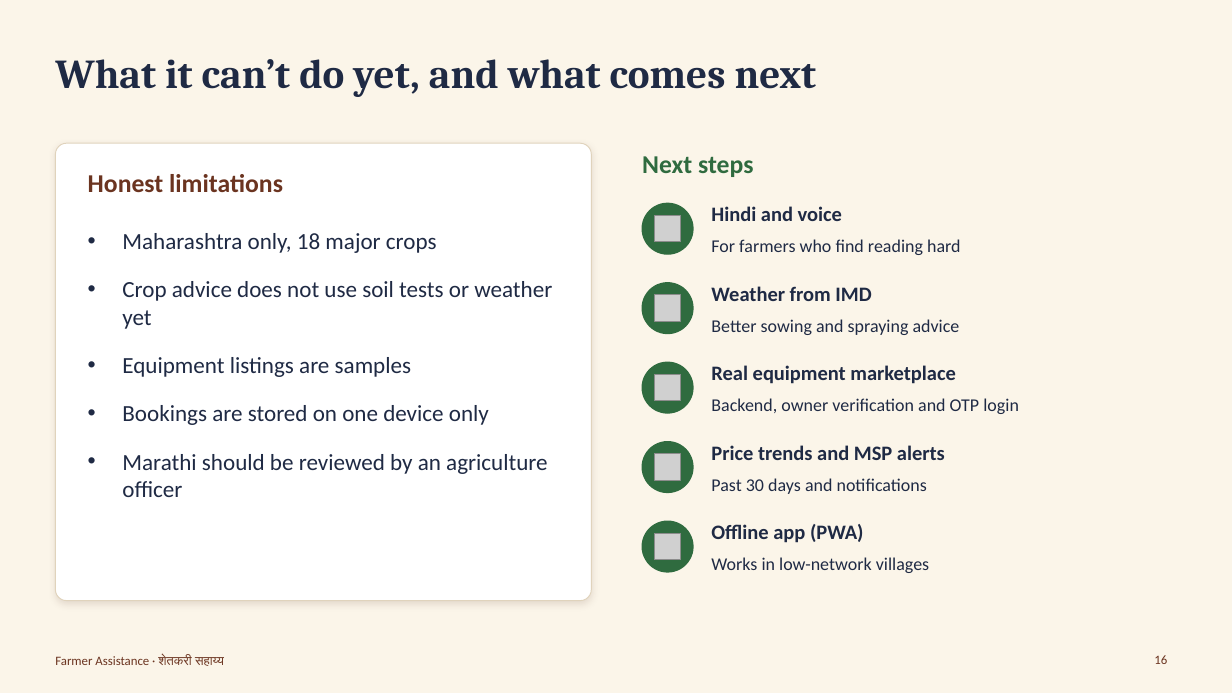
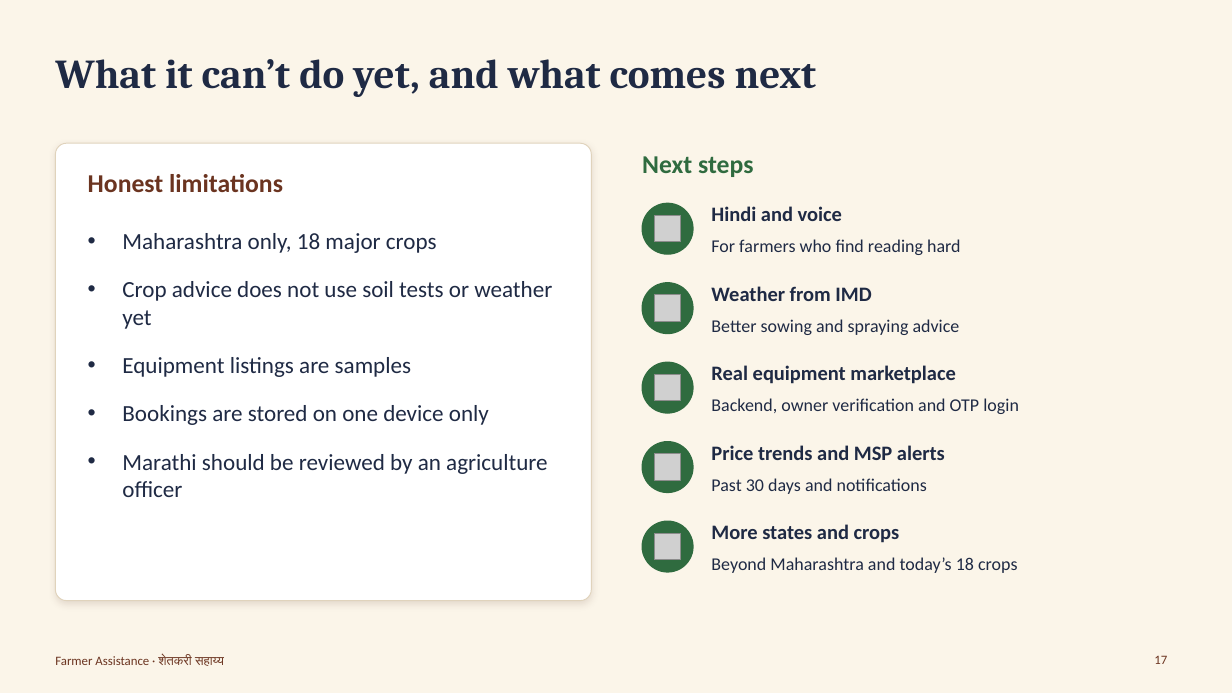
Before and after one commit to Shravanirajput/farmer-assistance-system, a slide deck: slide 17 of docs/presentation/Farmer-Assistance-Presentation.pptx (slide 16 before the commit). Drawn at 1232x693 pixels with LibreOffice and Linux fonts; fonts in the diff are those of the drawing; grey boxes stand for pictures. Boxes give left, top, right and bottom in pixels: in the first picture for what was removed or moved away, otherwise in the second. Text is boxed around its words. In the diff, an @@ line names an element or a change of style, - is before the commit and + after.

```diff
--- a/docs/presentation/Farmer-Assistance-Presentation.pptx
+++ b/docs/presentation/Farmer-Assistance-Presentation.pptx
@@ text at [711,524,900,543]: text changed @@
-Offline app (PWA)
+More states and crops
@@ text at [711,557,1017,573]: text changed @@
-Works in low-network villages
+Beyond Maharashtra and today’s 18 crops
@@ page number at [1154,655,1167,664]: text changed @@
-16
+17
```
Also in this commit, not shown: 2 other slides changed, 1 slide added, 35 other files.
